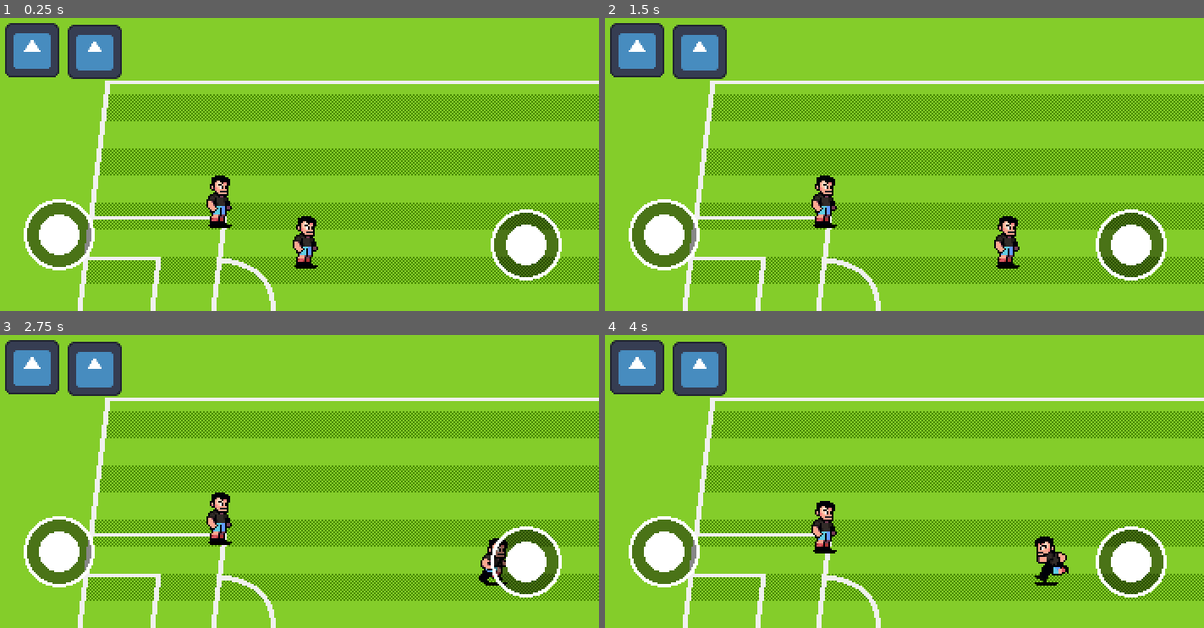
Above: before the commit, frames 1-4 (two rows, left to right).
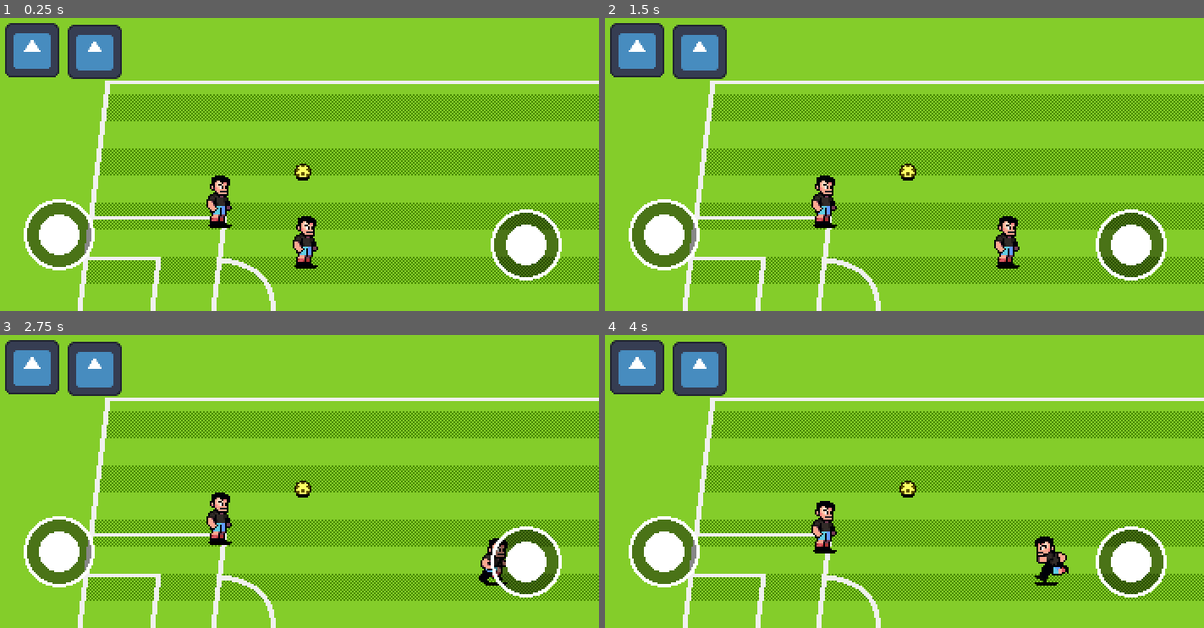
Above: after the commit, the same moments.

Repository: caelondev/Super-Striker
Game: Godot game, scene res://scenes/world.tscn
Two runs of this game, one before a commit and one after it. Both use one fixed random seed, a clock stepped at 60 frames per second and the inputs below. The engine's default icon, where the game draws it, is replaced by a stand-in: a white triangle on a blue panel in a dark square.
Inputs (mouse positions are in pixels of both pictures, inside the frame that each line leads up to):
- Up to frame 1 (0.25 s): no input
- Up to frame 2 (1.5 s): move the mouse to (1036, 143) at 0.52 s; hold D (p1_walk_right) 0.53-1.25 s; tap U (p1_pass) at 0.6 s; click (1036, 143) at 0.67 s; drag from (778, 173) to (868, 220) at 1.27 s
- Up to frame 3 (2.75 s): move the mouse to (353, 408) at 2.02 s; hold D (p1_walk_right) from 2.03 s (still down); tap Keypad 2 (p2_pass) at 2.1 s
- Up to frame 4 (4 s): release D (p1_walk_right) at 2.75 s; drag from (868, 537) to (718, 428) at 2.77 s; move the mouse to (1084, 522) at 3.52 s; hold A (p1_walk_left) from 3.53 s (still down); tap Down (p2_walk_down) at 3.6 s

The runs differ from the first frame. In frame 1, 0.1% of the frame differs, in the area x 49-52%, y 49-56%; in frame 2, 0.1%; in frame 3, 0.1%; in frame 4, 0.1%.

Commit message:
Added Ball StateMachine Structure

Diff:
--- /dev/null
+++ b/scenes/ball/ball.gd
@@ -0,0 +1,2 @@
+class_name Ball
+extends AnimatableBody2D
--- /dev/null
+++ b/scenes/ball/ball.tscn
@@ -0,0 +1,103 @@
+[gd_scene load_steps=10 format=3 uid="uid://corsystmuyfss"]
+
+[ext_resource type="Texture2D" uid="uid://d1hqgxi8xn3wu" path="res://assets/art/props/soccer-ball.png" id="1_nv6q1"]
+[ext_resource type="Script" uid="uid://b3hcbys6mh1kj" path="res://scenes/ball/ball.gd" id="1_stoaj"]
+[ext_resource type="Texture2D" uid="uid://doob8xvdxjddq" path="res://assets/art/props/ball-shadow.png" id="2_stoaj"]
+
+[sub_resource type="CircleShape2D" id="CircleShape2D_xotqv"]
+radius = 5.0
+
+[sub_resource type="Animation" id="Animation_jbgth"]
+resource_name = "Idle"
+length = 0.1
+loop_mode = 1
+step = 0.1
+tracks/0/type = "value"
+tracks/0/imported = false
+tracks/0/enabled = true
+tracks/0/path = NodePath("BallSprite:frame")
+tracks/0/interp = 1
+tracks/0/loop_wrap = true
+tracks/0/keys = {
+"times": PackedFloat32Array(0),
+"transitions": PackedFloat32Array(1),
+"update": 1,
+"values": [0]
+}
+
+[sub_resource type="Animation" id="Animation_yjhvv"]
+length = 0.001
+tracks/0/type = "value"
+tracks/0/imported = false
+tracks/0/enabled = true
+tracks/0/path = NodePath("BallSprite:frame")
+tracks/0/interp = 1
+tracks/0/loop_wrap = true
+tracks/0/keys = {
+"times": PackedFloat32Array(0),
+"transitions": PackedFloat32Array(1),
+"update": 1,
+"values": [0]
+}
+
+[sub_resource type="Animation" id="Animation_a81tc"]
+resource_name = "Roll"
+length = 0.2
+loop_mode = 1
+step = 0.15
+tracks/0/type = "value"
+tracks/0/imported = false
+tracks/0/enabled = true
+tracks/0/path = NodePath("BallSprite:frame")
+tracks/0/interp = 1
+tracks/0/loop_wrap = true
+tracks/0/keys = {
+"times": PackedFloat32Array(0, 0.15, 0.2),
+"transitions": PackedFloat32Array(1, 1, 1),
+"update": 1,
+"values": [0, 1, 2]
+}
+
+[sub_resource type="AnimationLibrary" id="AnimationLibrary_r8c1m"]
+_data = {
+&"Idle": SubResource("Animation_jbgth"),
+&"RESET": SubResource("Animation_yjhvv"),
+&"Roll": SubResource("Animation_a81tc")
+}
+
+[sub_resource type="CircleShape2D" id="CircleShape2D_rp1mh"]
+radius = 20.0
+
+[node name="Ball" type="AnimatableBody2D"]
+collision_layer = 4
+script = ExtResource("1_stoaj")
+
+[node name="BallSprite" type="Sprite2D" parent="."]
+texture = ExtResource("1_nv6q1")
+centered = false
+offset = Vector2(-5, -10)
+hframes = 4
+
+[node name="ShadowSprite" type="Sprite2D" parent="."]
+texture = ExtResource("2_stoaj")
+centered = false
+offset = Vector2(-8, -16)
+
+[node name="CollisionShape2D" type="CollisionShape2D" parent="."]
+position = Vector2(0, -5)
+shape = SubResource("CircleShape2D_xotqv")
+
+[node name="AnimationPlayer" type="AnimationPlayer" parent="."]
+unique_name_in_owner = true
+libraries = {
+&"": SubResource("AnimationLibrary_r8c1m")
+}
+
+[node name="PlayerDetectionArea" type="Area2D" parent="."]
+unique_name_in_owner = true
+collision_layer = 0
+collision_mask = 2
+
+[node name="CollisionShape2D" type="CollisionShape2D" parent="PlayerDetectionArea"]
+position = Vector2(0, -5)
+shape = SubResource("CircleShape2D_rp1mh")
--- /dev/null
+++ b/scenes/ball/ball_state_factory.gd
@@ -0,0 +1 @@
+class_name BallStateFactory
--- /dev/null
+++ b/scenes/ball/ball_states/ball_state_carried.gd
@@ -0,0 +1,2 @@
+class_name BallStateCarried
+extends BallState
--- /dev/null
+++ b/scenes/ball/ball_states/ball_state_freeform.gd
@@ -0,0 +1,2 @@
+class_name BallStateFreeform
+extends BallState
--- /dev/null
+++ b/scenes/ball/ball_states/ball_states.gd
@@ -0,0 +1,2 @@
+class_name BallState
+extends Node
--- /dev/null
+++ b/scenes/ball/ball_states/ball_stats_shot.gd
@@ -0,0 +1,2 @@
+class_name BallStateShot
+extends BallState
--- a/scenes/world.tscn
+++ b/scenes/world.tscn
@@ -1,8 +1,9 @@
-[gd_scene load_steps=5 format=3 uid="uid://d1lr5o2ydtchc"]
+[gd_scene load_steps=6 format=3 uid="uid://d1lr5o2ydtchc"]
 
 [ext_resource type="Script" uid="uid://br2bes1b8lrdv" path="res://scenes/world.gd" id="1_k0juu"]
 [ext_resource type="PackedScene" uid="uid://5vuci8rbf0fa" path="res://scenes/background.tscn" id="1_nnsk1"]
 [ext_resource type="PackedScene" uid="uid://p7hq710g3vrm" path="res://scenes/characters/player.tscn" id="2_4wyf3"]
+[ext_resource type="PackedScene" uid="uid://corsystmuyfss" path="res://scenes/ball/ball.tscn" id="4_71j4m"]
 [ext_resource type="PackedScene" uid="uid://bne1g6u0dxba3" path="res://scenes/utils/mobile_ui.tscn" id="4_k0juu"]
 
 [node name="World" type="Node2D"]
@@ -20,6 +21,9 @@
 position = Vector2(136, 129)
 control_scheme = 2
 
+[node name="Ball" parent="Players" instance=ExtResource("4_71j4m")]
+position = Vector2(185, 103)
+
 [node name="CanvasLayer" type="CanvasLayer" parent="."]
 
 [node name="MobileUI" parent="CanvasLayer" instance=ExtResource("4_k0juu")]
Not shown, added: scenes/ball/ball.gd.uid
Not shown, added: scenes/ball/ball_state_factory.gd.uid
Not shown, added: scenes/ball/ball_states/ball_state_carried.gd.uid
Not shown, added: scenes/ball/ball_states/ball_state_freeform.gd.uid
Not shown, added: scenes/ball/ball_states/ball_states.gd.uid
Not shown, added: scenes/ball/ball_states/ball_stats_shot.gd.uid
